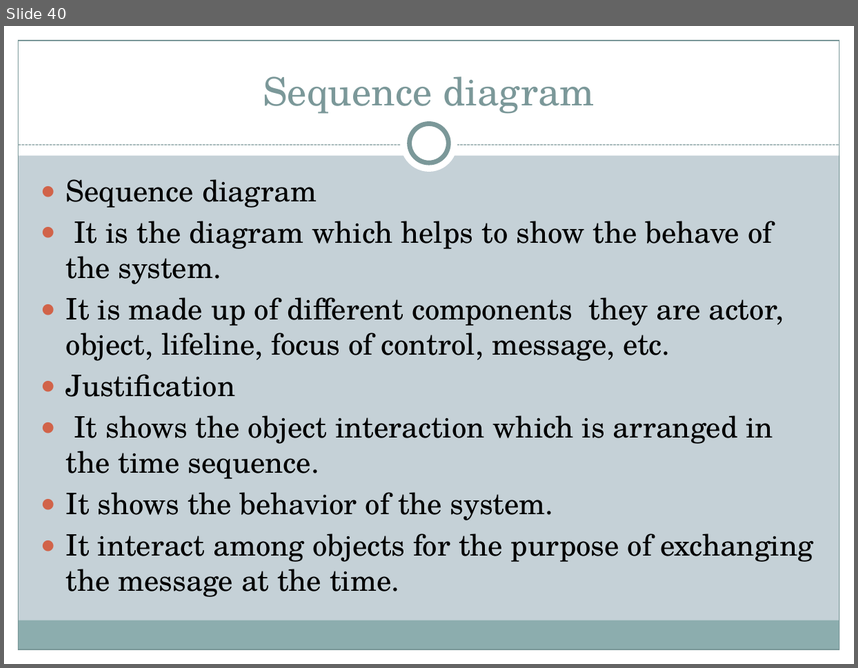
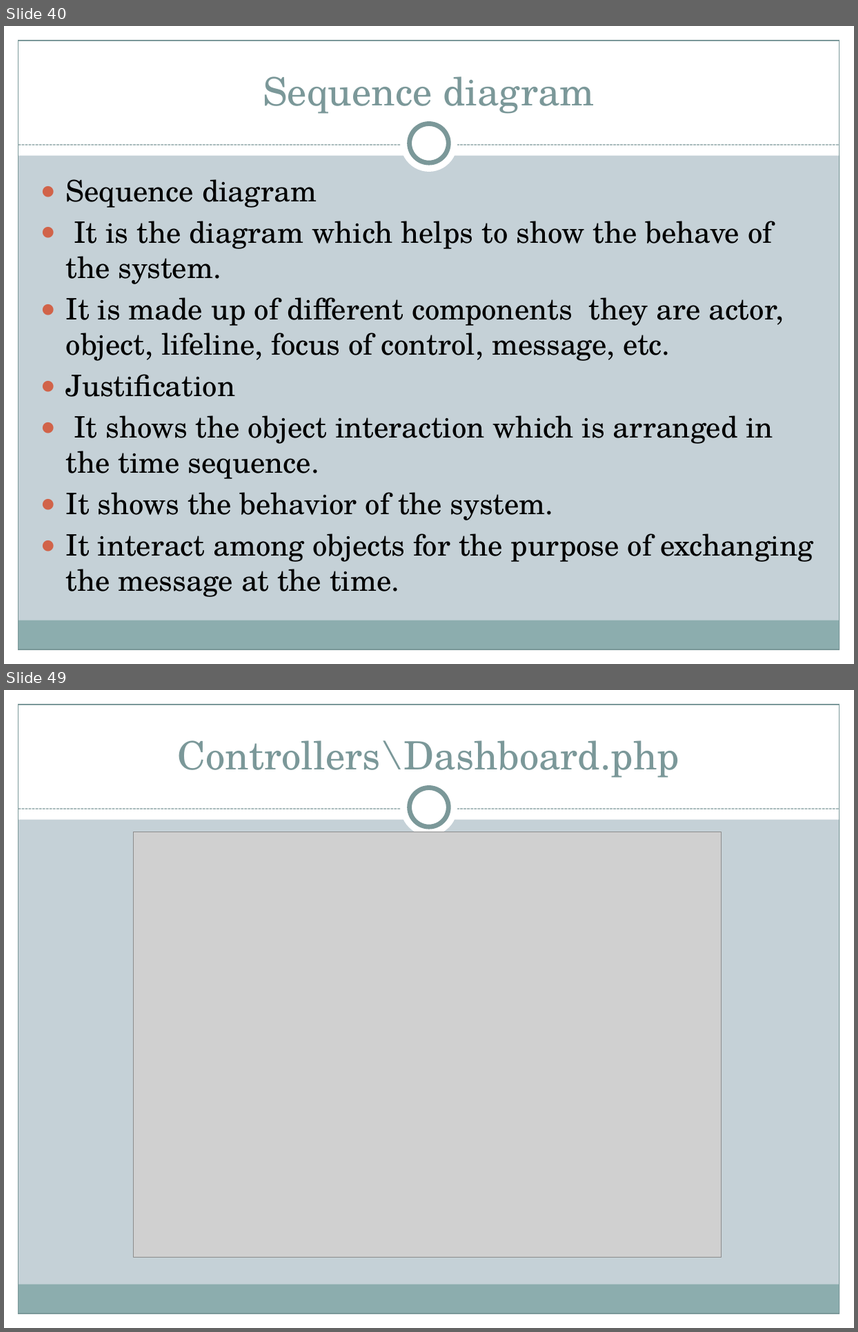
Before and after one commit to mandiratamang/SMS, a slide deck: implementation/pp of sms.pptx. Shown one above the other, each under a label of ours: slide 40 before the commit, slides 40 and 49 after it; the slides between them are not shown. The pictures are 858x668 and 858x1332 pixels, drawn with LibreOffice and Linux fonts; fonts in the diff are those of the drawing; grey boxes stand for pictures. Boxes give left, top, right and bottom in pixels: in the first picture for what was removed or moved away, otherwise in the second. Text is boxed around its words. In the diff, an @@ line names an element or a change of style, - is before the commit and + after.

```diff
--- a/implementation/pp of sms.pptx
+++ b/implementation/pp of sms.pptx
@@ slide 49 added at (4,690,854,1328), background #C5D1D7; not listed: 9 template elements that a slide beside it also shows @@
@@ title added at (178,740,680,778), 33 pt, text #7C999A @@
+Controllers\Dashboard.php
@@ picture added at (133,832,721,1257) @@
```
Also in this commit, not shown: 18 slides changed, 11 other slides added, 12 slides removed, 8 other files.
